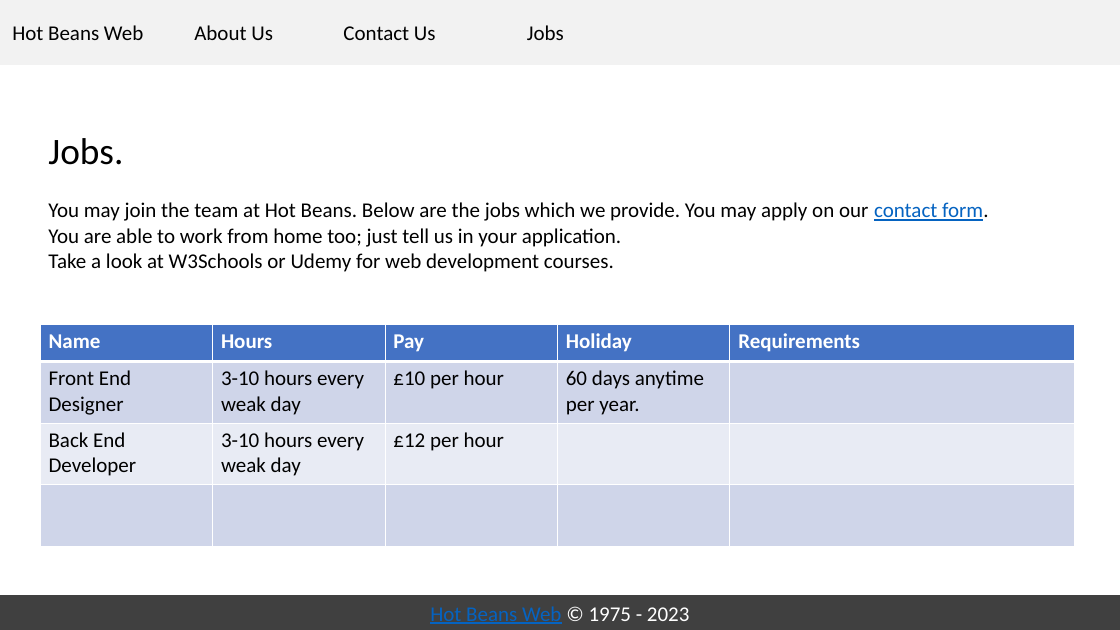
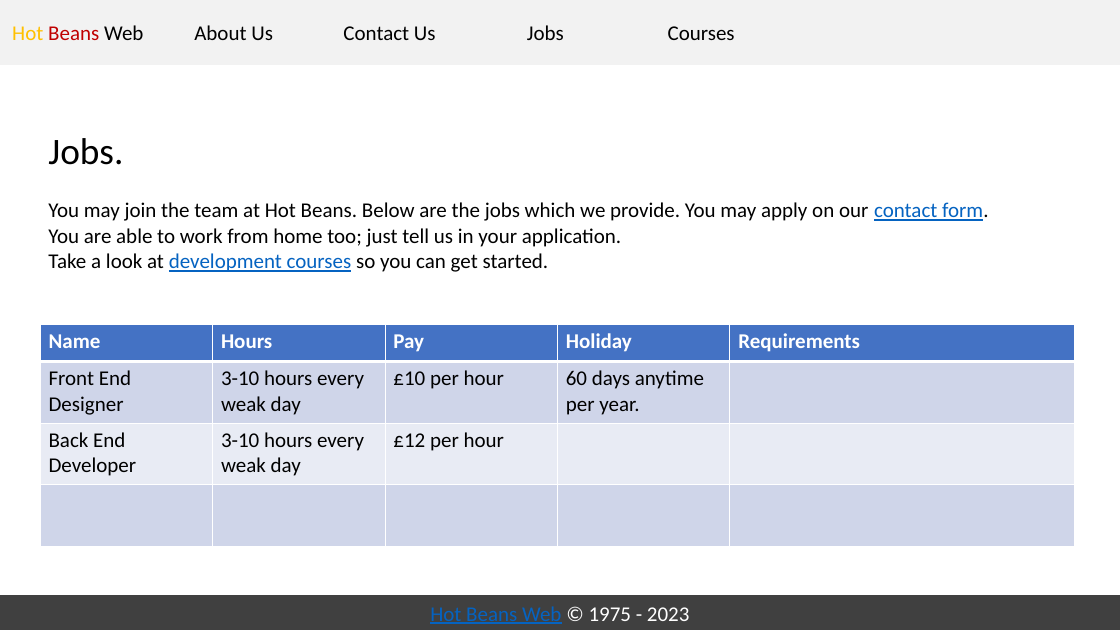
Before and after one commit to ajh123-collage/small-sites, a slide deck: slide 3 of Unit 15 - Assignment 2 - SH/assets/design.pptx. Drawn at 1120x630 pixels with LibreOffice and Linux fonts; fonts in the diff are those of the drawing. Boxes give left, top, right and bottom in pixels: in the first picture for what was removed or moved away, otherwise in the second. Text is boxed around its words. In the diff, an @@ line names an element or a change of style, - is before the commit and + after.

```diff
--- a/Unit 15 - Assignment 2 - SH/assets/design.pptx
+++ b/Unit 15 - Assignment 2 - SH/assets/design.pptx
@@ action button blank "Hot Beans Web" at box(0, 0, 156, 65): text colour #000000 to #FFC000 in "Hot"; text colour #000000 to #C00000 in "Beans" @@
@@ action button blank added at box(623, 0, 780, 65), 18 pt, text #000000 @@
+Courses
@@ text at box(48, 253, 549, 272): text changed @@
-Take a look at W3Schools or Udemy for web development courses.
+Take a look at development courses so you can get started.
```
Also in this commit, not shown: 3 other slides changed, 1 slide added, 4 other files.
